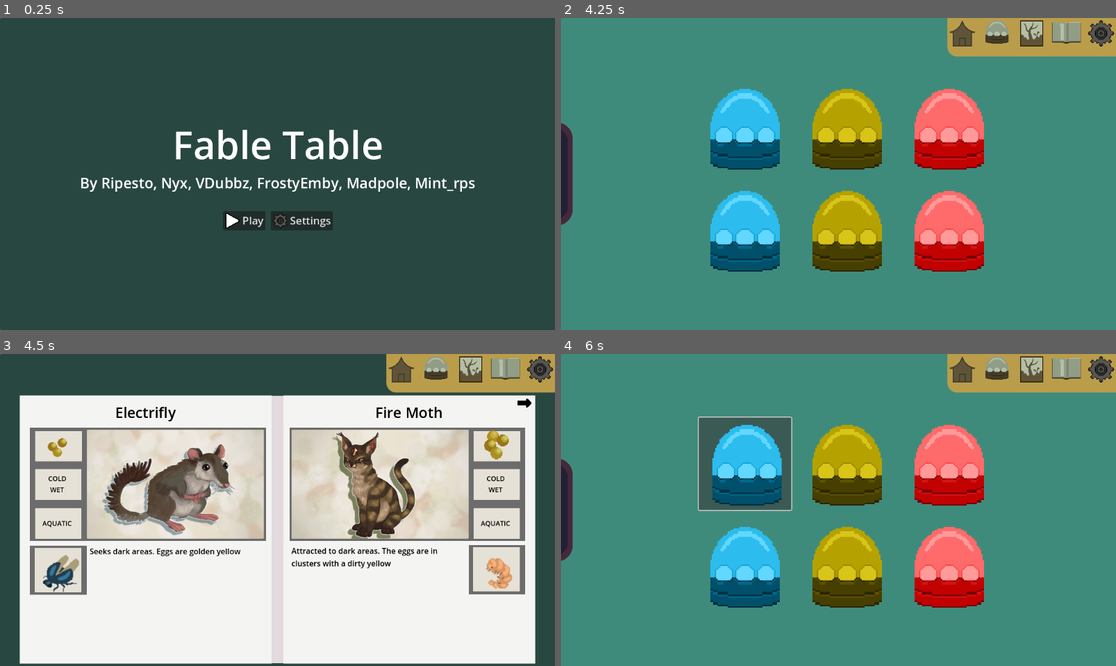
Above: before the commit, frames 1-4 (two rows, left to right).
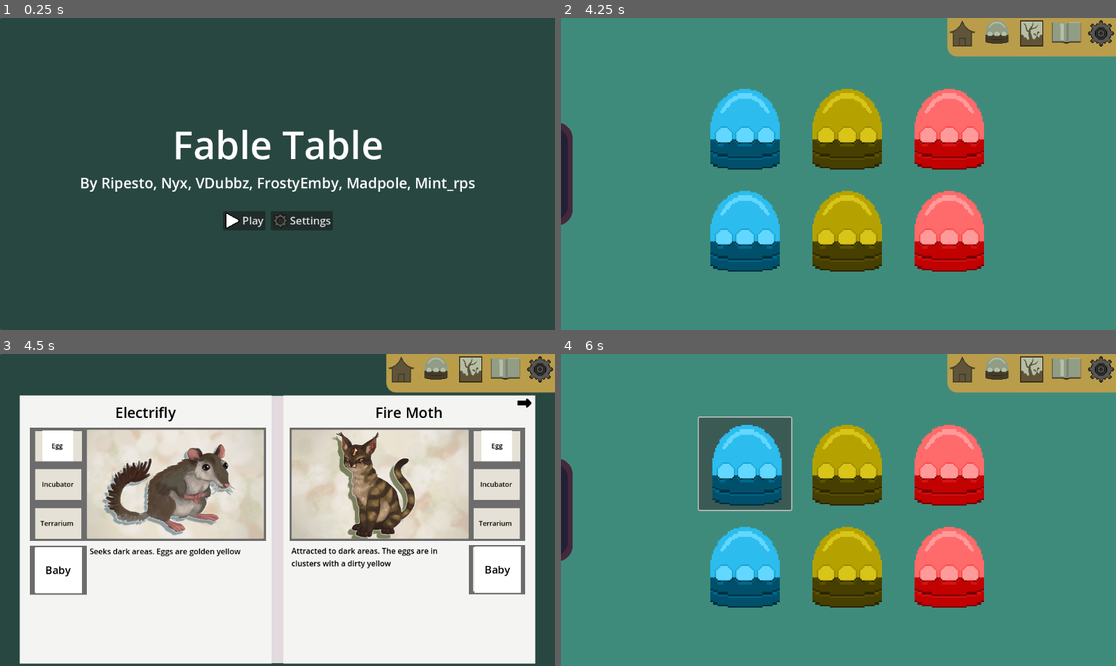
Above: after the commit, the same moments.

Repository: FrostyEmby/cafe-dot-secret-ingredient
Game: Godot game, scene res://scenes/main_menu.tscn
Two runs of this game, one before a commit and one after it. Both use one fixed random seed, a clock stepped at 60 frames per second and the inputs below.
Inputs (mouse positions are in pixels of both pictures, inside the frame that each line leads up to):
- Up to frame 1 (0.25 s): no input
- Up to frame 2 (4.25 s): click "Play" at 0.5 s; click (999, 36) at 1.25 s; click (999, 36) at 2 s; click (1032, 36) at 2.75 s; click (999, 36) at 3.5 s
- Up to frame 3 (4.5 s): click (505, 372) at 4.25 s
- Up to frame 4 (6 s): click (999, 372) at 5 s; click (744, 463) at 5.75 s

Frames 1-2 are identical in both runs. In frame 3, 4.0% of the frame differs, in the area x 6-94%, y 24-77%; in frame 4, nothing differs.

Commit message:
Bestiary conditional info hiding

Diff:
--- a/scenes/bestiary.tscn
+++ b/scenes/bestiary.tscn
@@ -1,14 +1,12 @@
-[gd_scene load_steps=18 format=3 uid="uid://puey23wcodsh"]
+[gd_scene load_steps=16 format=3 uid="uid://puey23wcodsh"]
 
 [ext_resource type="Script" uid="uid://dbtlv6p44ft57" path="res://scripts/bestiary.gd" id="1_lqwxb"]
 [ext_resource type="Texture2D" uid="uid://c5son408o0nng" path="res://art/icons/back-small.png" id="2_lqwxb"]
 [ext_resource type="Texture2D" uid="uid://hvokm05hwnwl" path="res://art/adult creatures/obsidian.png" id="2_oyl77"]
 [ext_resource type="Texture2D" uid="uid://clq10s4vdhy0c" path="res://art/adult creatures/page background4.png" id="3_aig2i"]
-[ext_resource type="Texture2D" uid="uid://chum4g82ol76j" path="res://art/eggs/egglist28.png" id="4_eapyg"]
 [ext_resource type="Texture2D" uid="uid://chvqbwaulnv8y" path="res://art/icons/forward-small.png" id="4_j3mqr"]
 [ext_resource type="Texture2D" uid="uid://cy87qvc5vucad" path="res://art/adult creatures/cool bat.png" id="6_eapyg"]
 [ext_resource type="Texture2D" uid="uid://bvxd7p23rhjsv" path="res://art/adult creatures/page background2.png" id="7_bfiq4"]
-[ext_resource type="Texture2D" uid="uid://bi0nnqhdm1nkh" path="res://art/eggs/egglist17.png" id="9_bfiq4"]
 [ext_resource type="Texture2D" uid="uid://cmjnxjp0dfr3a" path="res://art/icons/back-small-hover.png" id="9_eapyg"]
 [ext_resource type="PackedScene" uid="uid://b085dkuk7uq8r" path="res://scenes/mini_menu.tscn" id="11_aig2i"]
 [ext_resource type="Texture2D" uid="uid://jsqxydg5pski" path="res://art/icons/forward-smal-hover.png" id="11_bfiq4"]
@@ -130,11 +128,10 @@
 
 [node name="Egg" type="TextureRect" parent="Left Page"]
 layout_mode = 0
-offset_left = 44.0
-offset_top = 71.0
-offset_right = 109.0
-offset_bottom = 135.0
-texture = ExtResource("4_eapyg")
+offset_left = 47.0
+offset_top = 73.0
+offset_right = 111.0
+offset_bottom = 137.0
 
 [node name="ColorRect" type="ColorRect" parent="Left Page/Egg"]
 visible = false
@@ -151,13 +148,14 @@
 color = Color(0.9019608, 0.88235295, 0.8392157, 1)
 
 [node name="Label" type="Label" parent="Left Page/Egg"]
-visible = false
-layout_mode = 1
-anchors_preset = -1
-anchor_bottom = 0.1
-offset_left = 14.0
-offset_right = 78.0
-offset_bottom = 57.6
+layout_mode = 1
+anchors_preset = 15
+anchor_right = 1.0
+anchor_bottom = 1.0
+offset_left = -1.0
+offset_right = -1.0
+grow_horizontal = 2
+grow_vertical = 2
 text = "Egg"
 label_settings = SubResource("LabelSettings_36r6s")
 horizontal_alignment = 1
@@ -182,8 +180,8 @@
 
 [node name="Label" type="Label" parent="Left Page/Incubator"]
 layout_mode = 0
-offset_left = 11.0
-offset_right = 81.0
+offset_left = 12.0
+offset_right = 82.0
 offset_bottom = 64.0
 text = "Incubator"
 label_settings = SubResource("LabelSettings_36r6s")
@@ -258,7 +256,6 @@
 color = Color(0.9019608, 0.88235295, 0.8392157, 1)
 
 [node name="Label" type="Label" parent="Left Page/Baby Creature Picture"]
-visible = false
 layout_mode = 0
 offset_right = 96.0
 offset_bottom = 96.0
@@ -387,11 +384,10 @@
 
 [node name="Egg" type="TextureRect" parent="Right Page"]
 layout_mode = 0
-offset_left = 409.0
-offset_top = 71.0
-offset_right = 473.0
-offset_bottom = 135.0
-texture = ExtResource("9_bfiq4")
+offset_left = 411.0
+offset_top = 73.0
+offset_right = 475.0
+offset_bottom = 137.0
 
 [node name="ColorRect" type="ColorRect" parent="Right Page/Egg"]
 visible = false
@@ -406,12 +402,14 @@
 color = Color(0.9019608, 0.88235295, 0.8392157, 1)
 
 [node name="Label" type="Label" parent="Right Page/Egg"]
-visible = false
-layout_mode = 1
-anchors_preset = -1
-anchor_bottom = 0.1
-offset_right = 64.0
-offset_bottom = 57.6
+layout_mode = 1
+anchors_preset = 15
+anchor_right = 1.0
+anchor_bottom = 1.0
+offset_left = 1.0
+offset_right = 1.0
+grow_horizontal = 2
+grow_vertical = 2
 text = "Egg"
 label_settings = SubResource("LabelSettings_36r6s")
 horizontal_alignment = 1
@@ -437,8 +435,8 @@
 
 [node name="Label" type="Label" parent="Right Page/Incubator"]
 layout_mode = 0
-offset_left = -3.0
-offset_right = 67.0
+offset_left = -2.0
+offset_right = 68.0
 offset_bottom = 64.0
 text = "Incubator"
 label_settings = SubResource("LabelSettings_36r6s")
@@ -515,7 +513,6 @@
 color = Color(0.90018153, 0.8804225, 0.8409129, 1)
 
 [node name="Label" type="Label" parent="Right Page/Baby Creature Picture Area"]
-visible = false
 layout_mode = 0
 offset_right = 96.0
 offset_bottom = 96.0
--- a/scripts/bestiary.gd
+++ b/scripts/bestiary.gd
@@ -21,12 +21,28 @@
 
 	# Fill in left page
 	$"Left Page/Creature Name".text = bestiary.creatures[page].name
-	$"Left Page/Incubator/Label".text = bestiary.creatures[page].hatchery.keys()[bestiary.creatures[page].incubator].replace("_", " ")
-	$"Left Page/Terrarium/Label".text = bestiary.creatures[page].habitat.keys()[bestiary.creatures[page].terrarium]
 	$"Left Page/Dynamic Text/Description".text = bestiary.creatures[page].description
 	$"Left Page/Adult Creature Picture".texture = bestiary.creatures[page].adult_detailed
-	$"Left Page/Baby Creature Picture".texture = bestiary.creatures[page].baby_sprite
-	$"Left Page/Egg".texture = bestiary.creatures[page].egg
+
+	if bestiary.creatures[page].previously_hatched:
+		$"Left Page/Incubator/Label".text = bestiary.creatures[page].hatchery.keys()[bestiary.creatures[page].incubator].replace("_", " ")
+		$"Left Page/Egg".texture = bestiary.creatures[page].egg
+		$"Left Page/Egg/Label".text = ""
+		$"Left Page/Baby Creature Picture".texture = bestiary.creatures[page].baby_sprite
+		$"Left Page/Baby Creature Picture/Label".text = ""
+	else:
+		$"Left Page/Incubator/Label".text = "Incubator"
+		$"Left Page/Egg".texture = Texture2D.new()
+		$"Left Page/Egg/Label".text = "Egg"
+		$"Left Page/Baby Creature Picture".texture = Texture2D.new()
+		$"Left Page/Baby Creature Picture/Label".text = "Baby"
+
+	if bestiary.creatures[page].previously_grown:
+		$"Left Page/Terrarium/Label".text = bestiary.creatures[page].habitat.keys()[bestiary.creatures[page].terrarium]
+
+	else:
+		$"Left Page/Terrarium/Label".text = "Terrarium"
+
 
 	# if odd amount of creatures and on last page, clear the right page
 	if bestiary.creatures.size() % 2 != 0 && page == bestiary.creatures.size() - 1:
@@ -36,13 +52,26 @@
 
 		# Fill in right page
 		$"Right Page/Creature Name".text = bestiary.creatures[page+1].name
-		$"Right Page/Incubator/Label".text = bestiary.creatures[page+1].hatchery.keys()[bestiary.creatures[page].incubator].replace("_", " ")
-		$"Right Page/Terrarium/Label".text = bestiary.creatures[page+1].habitat.keys()[bestiary.creatures[page].terrarium]
 		$"Right Page/Dynamic Text/Description".text = bestiary.creatures[page+1].description
 		$"Right Page/Adult Creature Picture Area".texture = bestiary.creatures[page+1].adult_detailed
-		$"Right Page/Baby Creature Picture Area".texture = bestiary.creatures[page+1].baby_sprite
-		$"Right Page/Egg".texture = bestiary.creatures[page+1].egg
 
+		if bestiary.creatures[page+1].previously_hatched:
+			$"Right Page/Incubator/Label".text = bestiary.creatures[page+1].hatchery.keys()[bestiary.creatures[page].incubator].replace("_", " ")
+			$"Right Page/Egg".texture = bestiary.creatures[page+1].egg
+			$"Right Page/Egg/Label".text = ""
+			$"Right Page/Baby Creature Picture Area".texture = bestiary.creatures[page+1].baby_sprite
+			$"Right Page/Baby Creature Picture Area/Label".text = ""
+		else:
+			$"Right Page/Incubator/Label".text = "Incubator"
+			$"Right Page/Egg".texture = Texture2D.new()
+			$"Right Page/Egg/Label".text = "Egg"
+			$"Right Page/Baby Creature Picture Area".texture = Texture2D.new()
+			$"Right Page/Baby Creature Picture Area/Label".text = "Baby"
+
+		if bestiary.creatures[page+1].previously_grown:
+			$"Right Page/Terrarium/Label".text = bestiary.creatures[page+1].habitat.keys()[bestiary.creatures[page].terrarium]
+		else:
+			$"Right Page/Terrarium/Label".text = "Terrarium"
 
 
 func _on_next_page_pressed() -> void:
--- a/scripts/egg.gd
+++ b/scripts/egg.gd
@@ -113,6 +113,9 @@
 	$Indicator.visible = false
 	icon = info.species.baby_sprite
 
+	# this updates the bestiary with new data from the hatch
+	info.species.previously_hatched = true
+
 func _mature():
 	print("grown nice and healthy!")
 
@@ -121,6 +124,9 @@
 
 	$Indicator.visible = false
 	icon = info.species.adult_sprite
+
+	# this updates the bestiary with new data from the growth
+	info.species.previously_grown = true
 
 
 func _dead():
--- a/scripts/templates/creature-stats.gd
+++ b/scripts/templates/creature-stats.gd
@@ -22,3 +22,7 @@
 
 @export var hatch_time_secs : float = 15.0
 @export var maturity_time_secs : float = 15.0
+
+# dynamic data
+@export var previously_hatched : bool = false
+@export var previously_grown : bool = false
